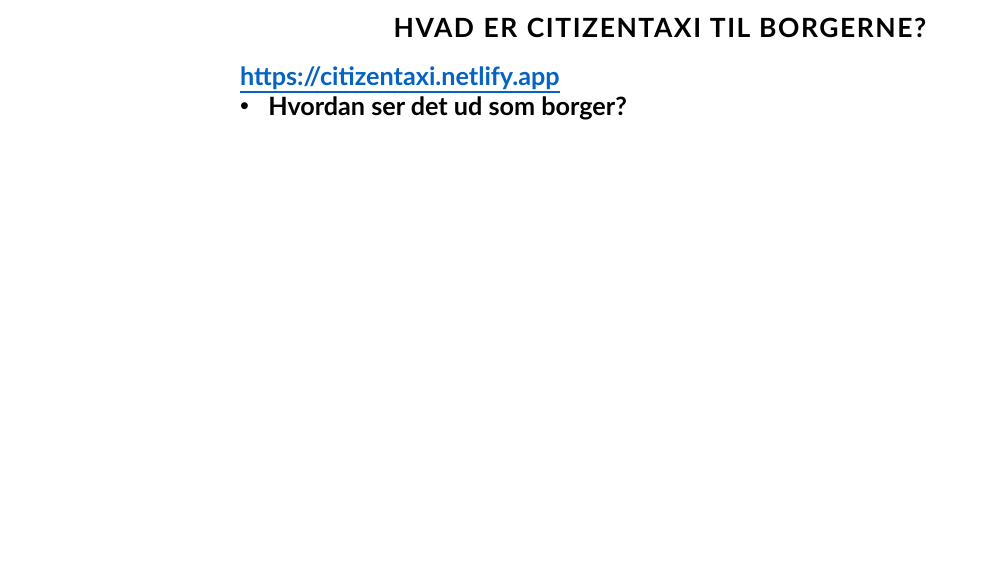
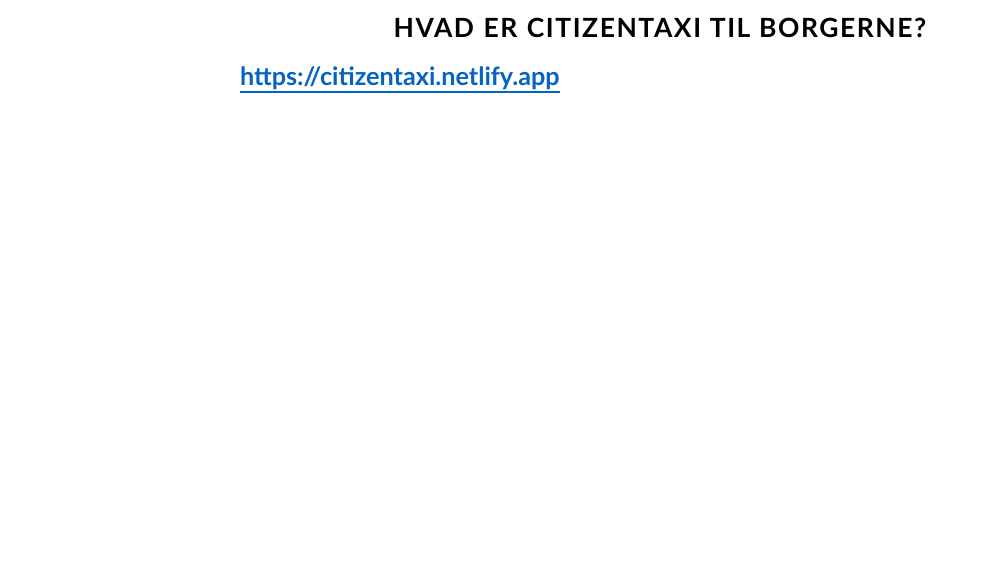
Before and after one commit to DanielSimonsen90/CitizenTaxi, a slide deck: slide 3 of Resources/Documents/CitizenTaxi.pptx. Drawn at 1008x567 pixels with LibreOffice and Linux fonts; fonts in the diff are those of the drawing; background and template pictures are left out. Boxes give left, top, right and bottom in pixels: in the first picture for what was removed or moved away, otherwise in the second. Text is boxed around its words. In the diff, an @@ line names an element or a change of style, - is before the commit and + after.

```diff
--- a/Resources/Documents/CitizenTaxi.pptx
+++ b/Resources/Documents/CitizenTaxi.pptx
@@ text at bbox=[268, 96, 627, 120]: paragraph removed @@
-• Hvordan ser det ud som borger?
```
Also in this commit, not shown: 4 slides added, 20 other files.
